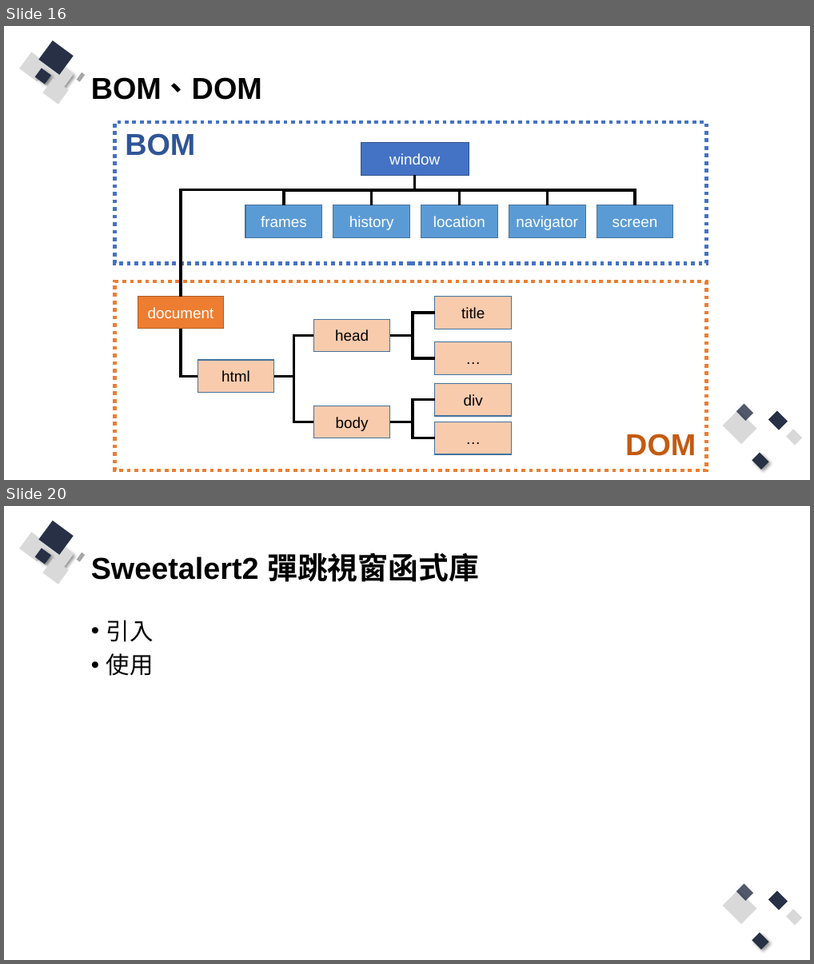
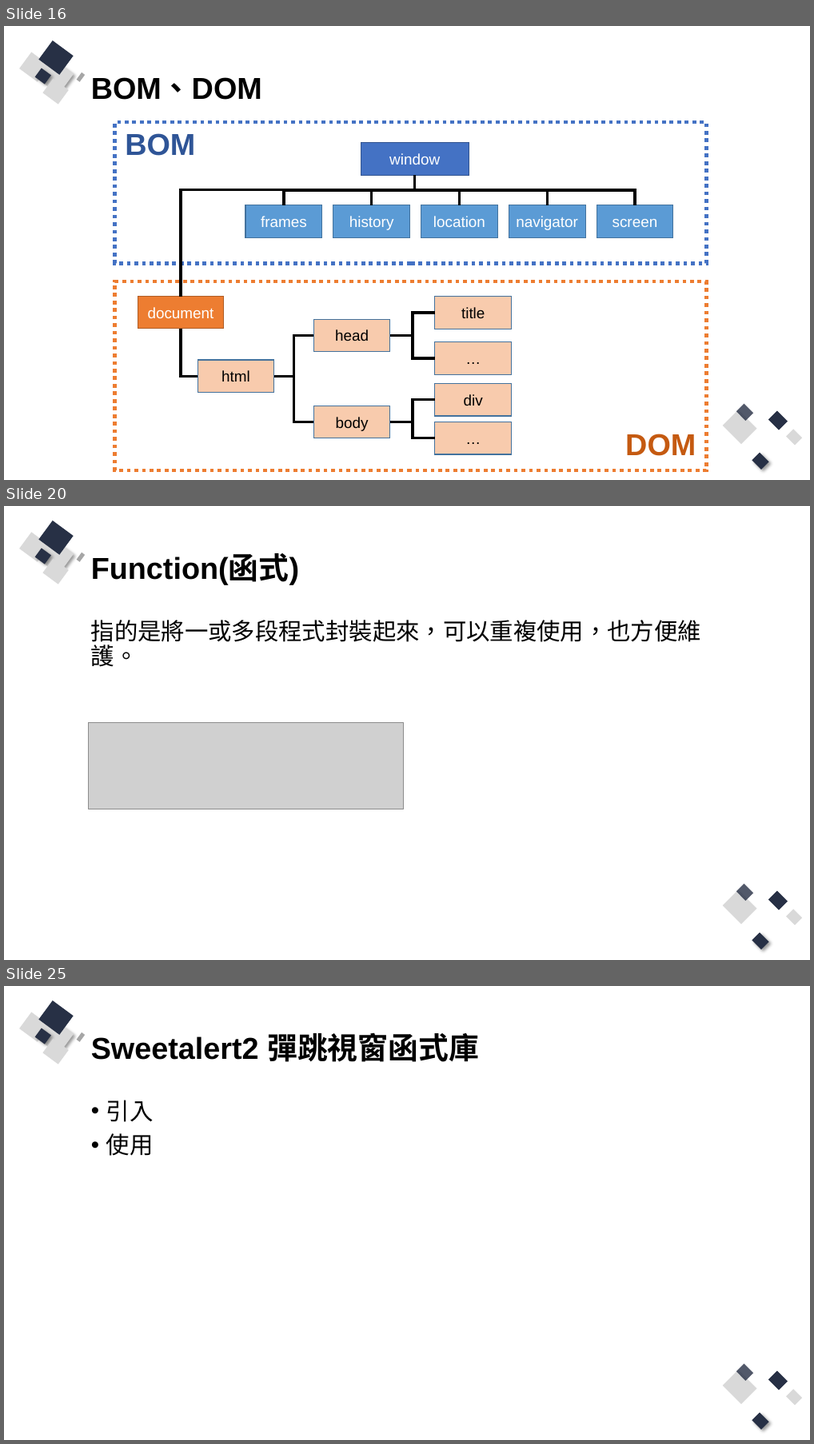
Before and after one commit to Q81JIAXIONG/-, a slide deck: 投影片/6.實作-帳號註冊、登入網頁前端防呆與提示.pptx. Shown one above the other, each under a label of ours: slides 16 and 20 before the commit, slides 16, 20 and 25 after it; the slides between them are not shown. The pictures are 814x964 and 814x1444 pixels, drawn with LibreOffice and Linux fonts; fonts in the diff are those of the drawing; grey boxes stand for pictures. Boxes give left, top, right and bottom in pixels: in the first picture for what was removed or moved away, otherwise in the second. Text is boxed around its words. In the diff, an @@ line names an element or a change of style, - is before the commit and + after.

```diff
--- a/投影片/6.實作-帳號註冊、登入網頁前端防呆與提示.pptx
+++ b/投影片/6.實作-帳號註冊、登入網頁前端防呆與提示.pptx
@@ slide 20 added at (4, 506, 810, 960), background #FFFFFF; not listed: 13 template elements that a slide beside it also shows @@
@@ title added at (91, 555, 299, 584), 36 pt, text #000000, bold @@
+Function(函式)
@@ text added at (91, 620, 702, 667), 28 pt, text #000000 @@
+指的是將一或多段程式封裝起來，可以重複使用，也方便維護。
@@ picture added at (89, 723, 404, 809) @@
@@ what was slide 20 is now slide 25 @@
```
Also in this commit, not shown: 7 slides changed, 6 other slides added, 2 slides removed, 15 other files.
